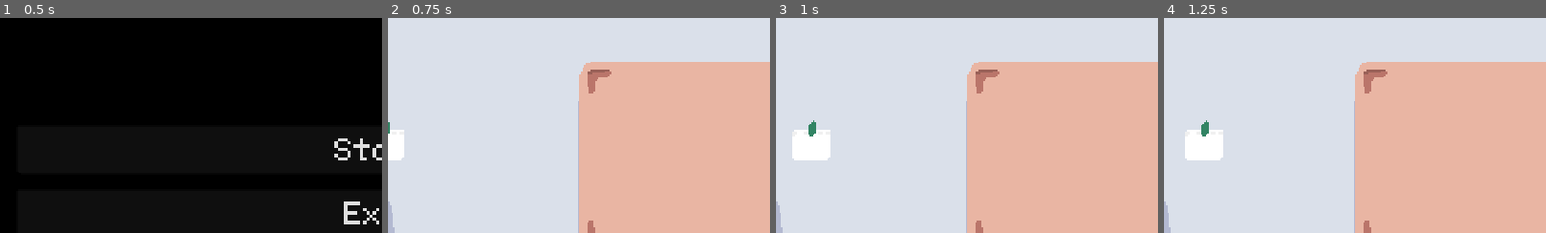
Above: before the commit, frames 1-4 (left to right).
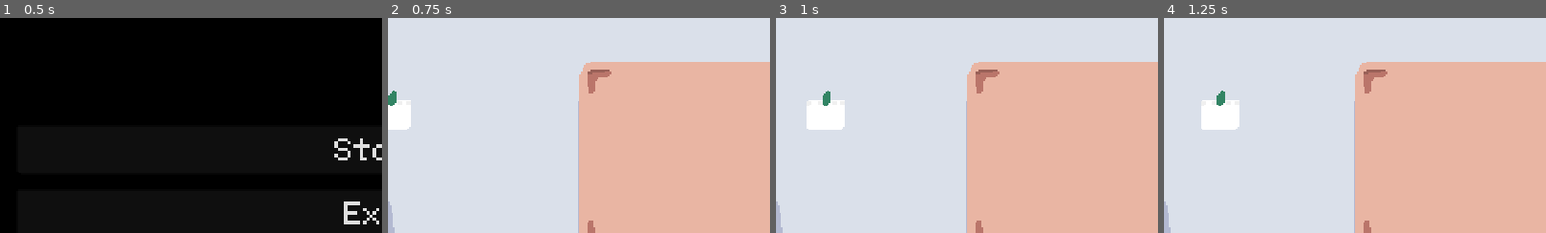
Above: after the commit, the same moments.

Repository: martindzejky/pizza-game
Game: Godot game, scene res://scenes/start.tscn
Same seed, same stepped clock (60 frames per second), same inputs: the game is played once before the commit and once after it.
Inputs:
- Up to frame 1 (0.5 s): no input
- Up to frame 2 (0.75 s): click "Start" at 0.5 s
- Up to frame 3 (1 s): no input
- Up to frame 4 (1.25 s): no input
The pictures show only the part of the screen within x 0-50%, y 36-86%; the shares and areas given below are measured in that part.

Frame 1 is identical in both runs. In frame 2, 1.4% of the frame differs, in the area x 0-6%, y 33-67%; in frame 3, 2.7%; in frame 4, 2.7%, in the area x 5-20%, y 33-67%.

Commit message:
more spread out orders

Diff:
--- a/objects/orders/order.gd
+++ b/objects/orders/order.gd
@@ -22,8 +22,8 @@
     # enter transition
 
     var x = -20
-    var newX = 20 + randf() * 10
-    var y = -20 + randf() * 40
+    var newX = 20 + randf() * 30
+    var y = -80 + randf() * 160
     var time = 0.2 + randf() * 0.4
 
     var tween := create_tween()
